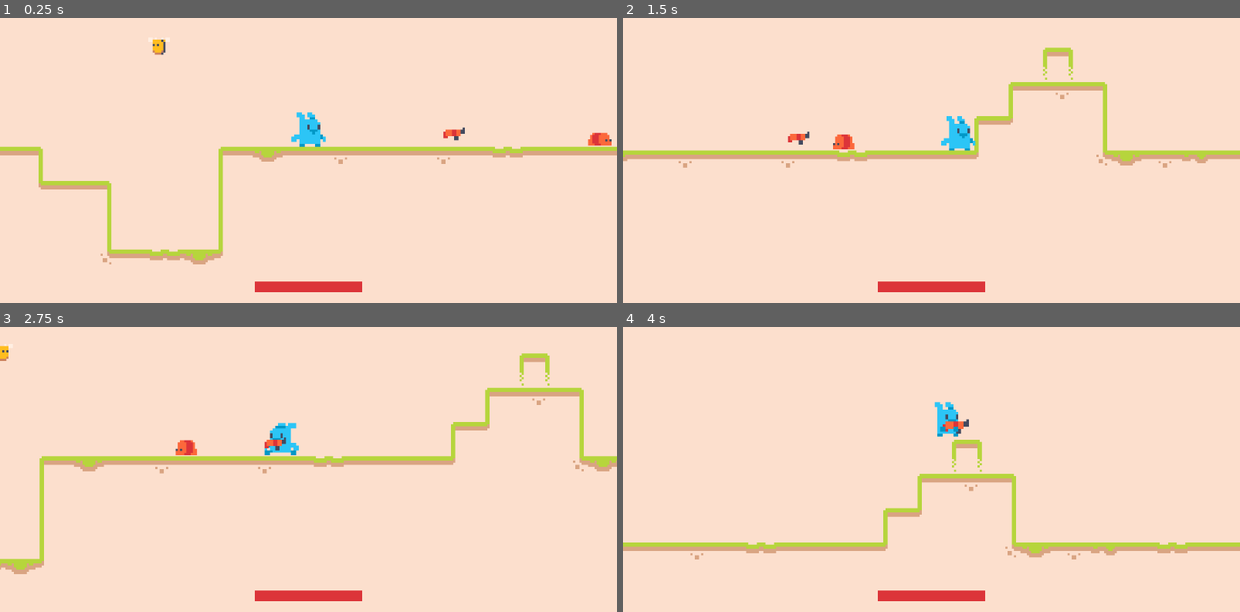
Above: before the commit, frames 1-4 (two rows, left to right).
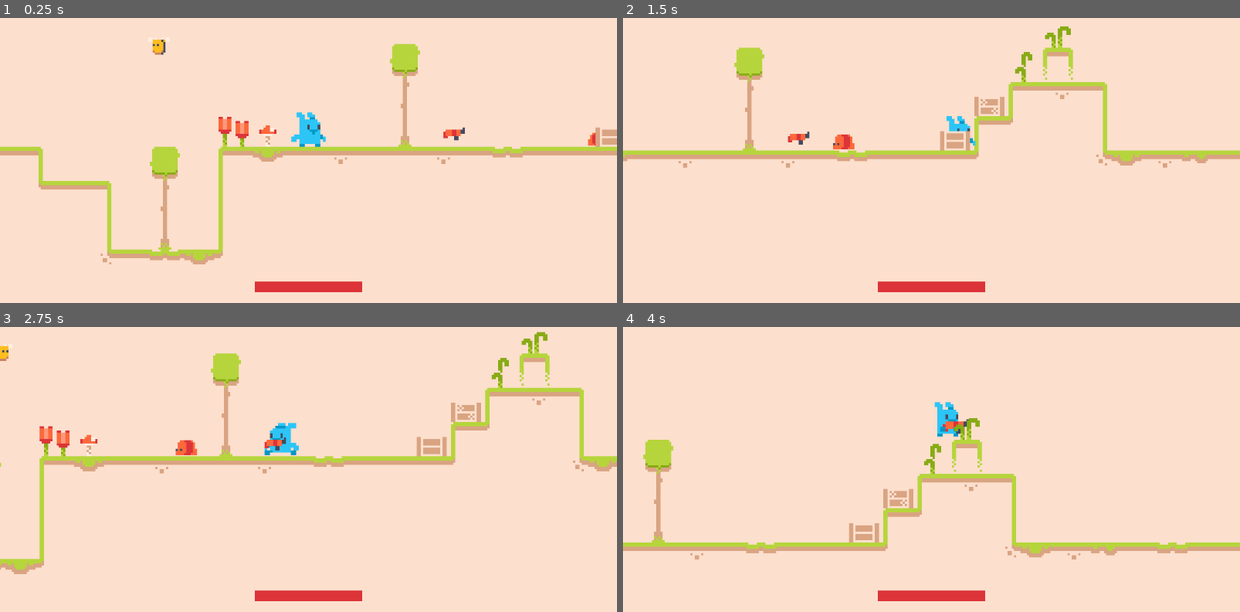
Above: after the commit, the same moments.

Repository: conor-wilson/dr-shrink
Game: Godot game, scene res://scenes/main.tscn
Same seed, same stepped clock (60 frames per second), same inputs: the game is played once before the commit and once after it. Sound files missing from this copy of the repository are replaced by a short silence.
Inputs:
- Up to frame 1 (0.25 s): no input
- Up to frame 2 (1.5 s): hold Right (Right) from 0.53 s (still down); tap Space (Shoot) at 0.6, 1.35 s; tap W (Jump) at 0.77 s
- Up to frame 3 (2.75 s): tap W (Jump) at 1.52 s; release Right (Right) at 2.03 s; hold Left (Left) from 2.03 s (still down); tap Space (Shoot) at 2.1 s
- Up to frame 4 (4 s): release Left (Left) at 2.78 s; hold Right (Right) from 2.78 s (still down); tap Space (Shoot) at 2.85, 3.6 s; tap W (Jump) at 3.02, 3.77 s

The runs differ from the first frame. In frame 1, 2.0% of the frame differs, in the area x 24-100%, y 8-82%; in frame 2, 1.5%; in frame 3, 1.8%; in frame 4, 1.4%.

Commit message:
Added foreground decorations

Diff:
--- a/shrinker/shrinker/scenes/levels/level.tscn
+++ b/shrinker/shrinker/scenes/levels/level.tscn
@@ -6,11 +6,34 @@
 [ext_resource type="PackedScene" uid="uid://dojy0xq2vepd3" path="res://scenes/entities/bee.tscn" id="3_b4y1d"]
 [ext_resource type="PackedScene" uid="uid://dcl1vx7un8iwa" path="res://scenes/entities/gun.tscn" id="5_oude2"]
 [ext_resource type="PackedScene" uid="uid://dx2ny8uhi6m5v" path="res://scenes/entities/worm.tscn" id="5_uebae"]
+[ext_resource type="Texture2D" uid="uid://5ndf1hk58gps" path="res://graphics/level/tilesets/decoration_tilemap.png" id="7_dx145"]
+
+[sub_resource type="TileSetAtlasSource" id="TileSetAtlasSource_olvs5"]
+texture = ExtResource("7_dx145")
+0:0/0 = 0
+1:0/0 = 0
+2:0/0 = 0
+4:0/0 = 0
+5:0/0 = 0
+0:1/0 = 0
+1:1/0 = 0
+2:1/0 = 0
+3:1/0 = 0
+4:1/0 = 0
+5:1/0 = 0
+0:2/0 = 0
+1:2/0 = 0
+3:2/0 = 0
+4:2/0 = 0
+5:2/0 = 0
+
+[sub_resource type="TileSet" id="TileSet_jine5"]
+sources/0 = SubResource("TileSetAtlasSource_olvs5")
 
 [node name="Level" type="Node2D"]
 script = ExtResource("1_iyron")
 
-[node name="TileMapLayer" type="TileMapLayer" parent="."]
+[node name="Terrain" type="TileMapLayer" parent="."]
 tile_map_data = PackedByteArray("AAAdAAkAAAADAAAAAAAeAAkAAAACAAIAAAAfAAkAAAAEAAAAAAAgAAkAAAAHAAAAAAAhAAkAAAAEAAAAAAAiAA …(6784 unchanged characters)…
 tile_set = ExtResource("1_rogcm")
 
@@ -45,4 +68,8 @@
 [node name="Marker2D2" type="Marker2D" parent="BeePathPoints"]
 position = Vector2(410, 121)
 
+[node name="Decoration" type="TileMapLayer" parent="."]
+tile_map_data = PackedByteArray("AAAiAAYAAAAEAAAAAAAiAAcAAAAEAAEAAAAiAAgAAAAEAAIAAAAbAAkAAAAEAAAAAAAbAAoAAAAEAAEAAAAbAAsAAAAEAAIAAAAeAAgAAAABAAAAAAAdAAgAAAAAAAEAAAAqAAYAAAABAAIAAAArAAUAAAAAAAIAAAAoAAgAAAACAAAAAAApAAcAAAACAAEAAAA=")
+tile_set = SubResource("TileSet_jine5")
+
 [connection signal="fire_bullet" from="Player" to="." method="_on_player_fire_bullet"]
--- a/shrinker/shrinker/scenes/main.tscn
+++ b/shrinker/shrinker/scenes/main.tscn
@@ -20,4 +20,5 @@
 
 [node name="Music" type="AudioStreamPlayer2D" parent="."]
 stream = ExtResource("3_pdgux")
+volume_db = -10.0
 autoplay = true
Not shown: 1 places in shrinker/shrinker/scenes/levels/level.tscn that only renumber resources
